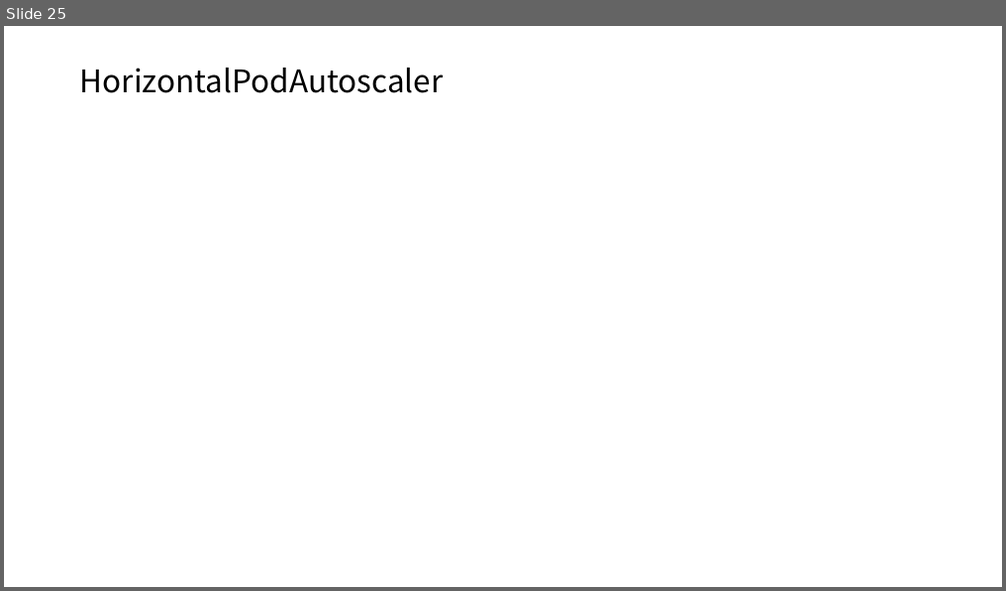
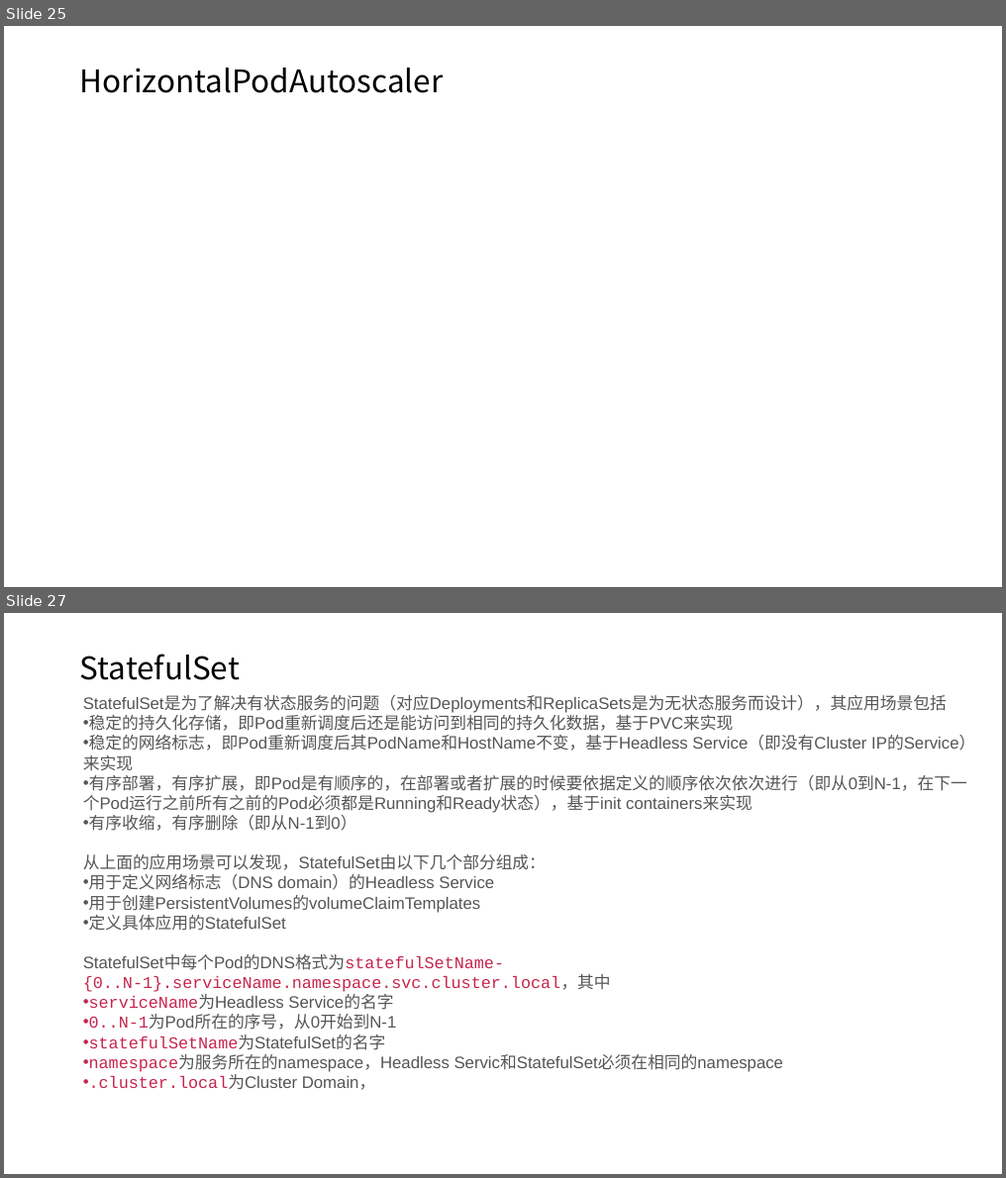
Before and after one commit to axzxs2001/Asp.NetCoreExperiment, a slide deck: Asp.NetCoreExperiment/kubernetes/kubernetes.pptx. Shown one above the other, each under a label of ours: slide 25 before the commit, slides 25 and 27 after it; the slides between them are not shown. The pictures are 1006x591 and 1006x1178 pixels, drawn with LibreOffice and Linux fonts; fonts in the diff are those of the drawing. Boxes give left, top, right and bottom in pixels: in the first picture for what was removed or moved away, otherwise in the second. Text is boxed around its words. In the diff, an @@ line names an element or a change of style, - is before the commit and + after.

```diff
--- a/Asp.NetCoreExperiment/kubernetes/kubernetes.pptx
+++ b/Asp.NetCoreExperiment/kubernetes/kubernetes.pptx
@@ slide 27 added at (4, 613, 1002, 1174), background #FFFFFF @@
@@ title added at (80, 654, 240, 680), 30 pt, text #000000 @@
+StatefulSet
@@ text added at (83, 695, 975, 1090), 16 pt, text #555555 @@
+StatefulSet是为了解决有状态服务的问题（对应Deployments和ReplicaSets是为无状态服务而设计），其应用场景包括
+• 稳定的持久化存储，即Pod重新调度后还是能访问到相同的持久化数据，基于PVC来实现
+• 稳定的网络标志，即Pod重新调度后其PodName和HostName不变，基于Headless Service（即没有Cluster IP的Service）来实现
+• 有序部署，有序扩展，即Pod是有顺序的，在部署或者扩展的时候要依据定义的顺序依次依次进行（即从0到N-1，在下一个Pod运行之前所有之前的Pod必须都是Running和Ready状态），基于init containers来实现
+• 有序收缩，有序删除（即从N-1到0）
+从上面的应用场景可以发现，StatefulSet由以下几个部分组成：
+• 用于定义网络标志（DNS domain）的Headless Service
+• 用于创建PersistentVolumes的volumeClaimTemplates
+• 定义具体应用的StatefulSet
+StatefulSet中每个Pod的DNS格式为statefulSetName-{0..N-1}.serviceName.namespace.svc.cluster.local，其中
+• serviceName为Headless Service的名字
+• 0..N-1为Pod所在的序号，从0开始到N-1
+• statefulSetName为StatefulSet的名字
+• namespace为服务所在的namespace，Headless Servic和StatefulSet必须在相同的namespace
+• .cluster.local为Cluster Domain，
```
Also in this commit, not shown: 1 slide changed, 2 other slides added, 2 slides removed.
